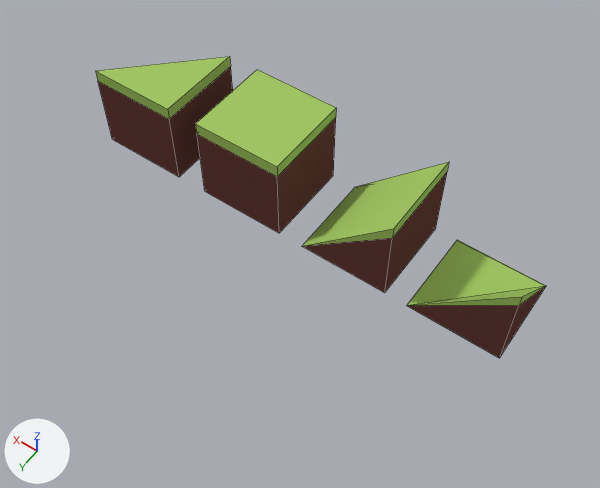
A saved change to the Blender file WitchProject0/Assets/Blender/ground.blend.
One viewpoint serves both versions: a camera (50 mm lens) standing at (-7.64, 9.55, 12.47) and looking at (-1.81, 1.39, -0.36). Lighting does not change. The marker at lower left points along +X, +Y and +Z. Mesh edges are drawn as thin lines.

Script lines for the objects in view, before the commit:
```python
me_cube = bpy.data.meshes.new('Cube')
me_cube.from_pydata(...)  # 12 vertices, 10 faces; spans x -1.0..1.0, y -1.0..1.0, z -1.0..1.0
# faces by material slot: [5, 5]
me_cube.materials.append(mat_herb)  # green #a3c765
me_cube.materials.append(mat_dirt)  # brown #68403a
me_cube_001 = bpy.data.meshes.new('Cube.001')
me_cube_001.from_pydata(...)  # 10 vertices, 11 faces; spans x -1.0..1.0, y -1.0..1.0, z -1.0..1.0
# faces by material slot: [6, 5]
me_cube_001.materials.append(mat_herb)  # green #a3c765
me_cube_001.materials.append(mat_dirt)  # brown #68403a
me_cube_002 = bpy.data.meshes.new('Cube.002')
me_cube_002.from_pydata([(1.0, 1.0, -1.0), (1.0, -1.0, -1.0), (-1.0, -1.0, -1.0), (-1.0, 1.0, -1.0), (-1.0, -1.0, 1.0), (-1.0, 1.0, 1.0), (-1.0, -1.0, 0.73), (-1.0, 1.0, 0.73)], [], [(0, 1, 2, 3), (0, 5, 4, 1), (1, 4, 6), (6, 4, 5, 7), (0, 3, 7), (0, 7, 5), (2, 6, 7, 3), (1, 6, 2)])
for i in [0, 4, 6, 7]: me_cube_002.polygons[i].material_index = 1
me_cube_002.materials.append(mat_herb)  # green #a3c765
me_cube_002.materials.append(mat_dirt)  # brown #68403a
me_cube_004 = bpy.data.meshes.new('Cube.004')
me_cube_004.from_pydata(...)  # 10 vertices, 11 faces; spans x -1.0..1.0, y -1.0..1.0, z -1.02..1.0
# faces by material slot: [4, 7]
me_cube_004.materials.append(mat_herb)  # green #a3c765
me_cube_004.materials.append(mat_dirt)  # brown #68403a
ob_cube = bpy.data.objects.new('Cube', me_cube)
ob_cube.location = (0.0, 0.0, 0.0)
ob_cube_001 = bpy.data.objects.new('Cube.001', me_cube_001)
ob_cube_001.location = (2.72, 0.0, 0.0)
ob_cube_002 = bpy.data.objects.new('Cube.002', me_cube_002)
ob_cube_002.location = (-2.57, 0.0, 0.0)
ob_cube_003 = bpy.data.objects.new('Cube.003', me_cube_004)
ob_cube_003.location = (-5.08, 0.0, 0.0)
```
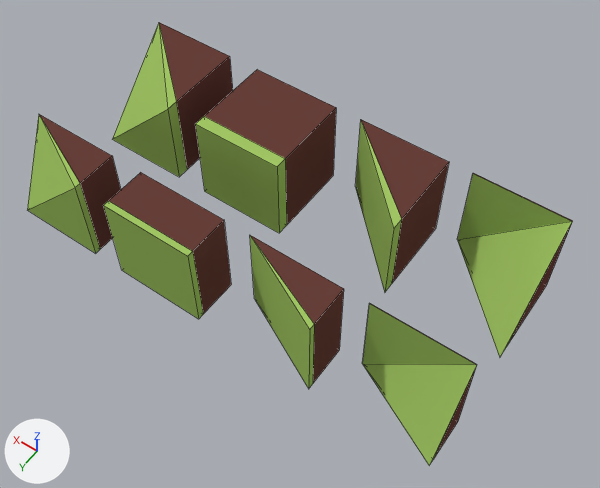
Where the newer file only moved an object's origin or applied its transform, the numbers keep the older frame.

Where the change shows, as pixel boxes [x1, y1, x2, y2] in the pictures (600 x 488 px; the box of a moved part takes in the faces that stretch with it):
'Cube.003', mesh turned, moved
    before: [407, 240, 546, 358]
    after: [457, 173, 573, 357]
'Cube.002', mesh turned
    before: [302, 162, 449, 293]
    after: [355, 119, 449, 292]
'Cube.001', mesh turned
    before: [95, 56, 233, 177]
    after: [112, 22, 233, 177]
'Cube.007', added
    after: [104, 172, 231, 319]
    faces in mat_dirt (brown #68403a): [109, 172, 231, 314]
    faces in mat_herb (green #a3c765): [104, 201, 203, 319]
'Cube.004', added (green)
    after: [362, 303, 477, 465]
    faces in mat_herb (green #a3c765): [362, 303, 477, 465]
    faces in mat_dirt (brown #68403a): [370, 303, 477, 458]
'Cube.006', added
    after: [27, 114, 121, 253]
    faces in mat_herb (green #a3c765): [27, 115, 100, 253]
    faces in mat_dirt (brown #68403a): [39, 114, 121, 249]
'Cube.005', added
    after: [250, 235, 344, 389]
    faces in mat_dirt (brown #68403a): [250, 235, 344, 383]
    faces in mat_herb (green #a3c765): [250, 236, 314, 389]
part 4 of me_cube, moved or reshaped
    both: [196, 70, 336, 233]

What changed in the scene script:
```text
Change me_cube_004:
    where me_cube_004.from_pydata(...)  # 10 vertices, 11 faces; spans x -1.0..1.0, y -1.0..1.0, z -1.02..1.0
    me_cube_004 part 1: the whole mesh is turned -90 degrees about the x axis through its middle, then moved by (-5.08, -0.01, 0.01)
Change me_cube_002:
    where me_cube_002.from_pydata(...)  # 8 vertices, 8 faces; spans x -1.0..1.0, y -1.0..1.0, z -1.0..1.0
    me_cube_002 part 2: the whole mesh is turned -90 degrees about the x axis through its middle
Change me_cube_001:
    where me_cube_001.from_pydata(...)  # 10 vertices, 11 faces; spans x -1.0..1.0, y -1.0..1.0, z -1.0..1.0
    me_cube_001 part 3: the whole mesh is turned -90 degrees about the x axis through its middle
Change me_cube:
    where me_cube.from_pydata(...)  # 12 vertices, 10 faces; spans x -1.0..1.0, y -1.0..1.0, z -1.0..1.0
    me_cube part 4: the whole mesh is turned -90 degrees about the x axis through its middle
Add me_cube_003:
    me_cube_003.from_pydata([(-4.08, -0.5, -1.0), (-4.08, -0.5, 1.0), (-6.08, -0.5, 1.0), (-6.08, -0.5, -1.0), (-6.08, 0.5, -1.0), (-6.08, 0.37, -1.0), (-4.08, -0.51, -1.0), (-4.08, -0.51, 1.0), (-6.08, -0.51, -1.0), (-6.08, -0.51, 1.0)], [], [(0, 1, 7, 6), (0, 4, 2), (2, 4, 5), (0, 3, 5), (0, 5, 4), (2, 5, 3), (1, 0, 2), (6, 7, 9, 8), (2, 3, 8, 9), (1, 2, 9, 7), (3, 0, 6, 8)])
    for i in [0, 3, 5, *range(7, 11)]: me_cube_003.polygons[i].material_index = 1
    me_cube_003.materials.append(mat_herb)  # green #a3c765
    me_cube_003.materials.append(mat_dirt)  # brown #68403a
Add me_cube_005:
    me_cube_005.from_pydata([(-1.57, -0.5, -1.0), (-1.57, -0.5, 1.0), (-3.57, -0.5, 1.0), (-3.57, -0.5, -1.0), (-3.57, 0.5, 1.0), (-3.57, 0.5, -1.0), (-3.57, 0.37, 1.0), (-3.57, 0.37, -1.0)], [], [(0, 1, 2, 3), (0, 5, 4, 1), (1, 4, 6), (6, 4, 5, 7), (0, 3, 7), (0, 7, 5), (2, 6, 7, 3), (1, 6, 2)])
    for i in [0, 4, 6, 7]: me_cube_005.polygons[i].material_index = 1
    me_cube_005.materials.append(mat_herb)  # green #a3c765
    me_cube_005.materials.append(mat_dirt)  # brown #68403a
Add me_cube_006:
    me_cube_006.from_pydata([(3.72, -0.5, -1.0), (3.72, -0.5, 1.0), (1.72, -0.5, 1.0), (1.72, -0.5, -1.0), (3.72, 0.5, -1.0), (1.72, 0.5, 1.0), (1.72, 0.5, -1.0), (3.72, 0.37, -1.0), (1.72, 0.37, 1.0), (1.72, 0.37, -1.0)], [], [(0, 1, 2, 3), (4, 6, 5), (7, 4, 1), (1, 5, 8), (8, 5, 6, 9), (7, 0, 3, 9), (4, 7, 9, 6), (2, 8, 9, 3), (1, 8, 2), (0, 7, 1), (1, 4, 5)])
    for i in [0, 5, 7, 8, 9]: me_cube_006.polygons[i].material_index = 1
    me_cube_006.materials.append(mat_herb)  # green #a3c765
    me_cube_006.materials.append(mat_dirt)  # brown #68403a
Change ob_cube_003:
    ob_cube_003.location: (-5.08, 0.0, 0.0) -> (0.0, 0.0, 0.0)
Add ob_cube_004:
    ob_cube_004 = bpy.data.objects.new('Cube.004', me_cube_003)
    ob_cube_004.location = (0.0, 3.09, 0.0)
Add ob_cube_005:
    ob_cube_005 = bpy.data.objects.new('Cube.005', me_cube_005)
    ob_cube_005.location = (0.0, 3.09, 0.0)
Add ob_cube_006:
    ob_cube_006 = bpy.data.objects.new('Cube.006', me_cube_006)
    ob_cube_006.location = (0.0, 3.09, 0.0)
Add ob_cube_007:
    ob_cube_007 = bpy.data.objects.new('Cube.007', me_cube_007)  # 12 vertices, 10 faces; spans x -1.0..1.0, y -0.5..0.5, z -1.0..1.0; in mat_herb (green #a3c765), mat_dirt (brown #68403a)
    ob_cube_007.location = (0.0, 3.09, 0.0)
```
